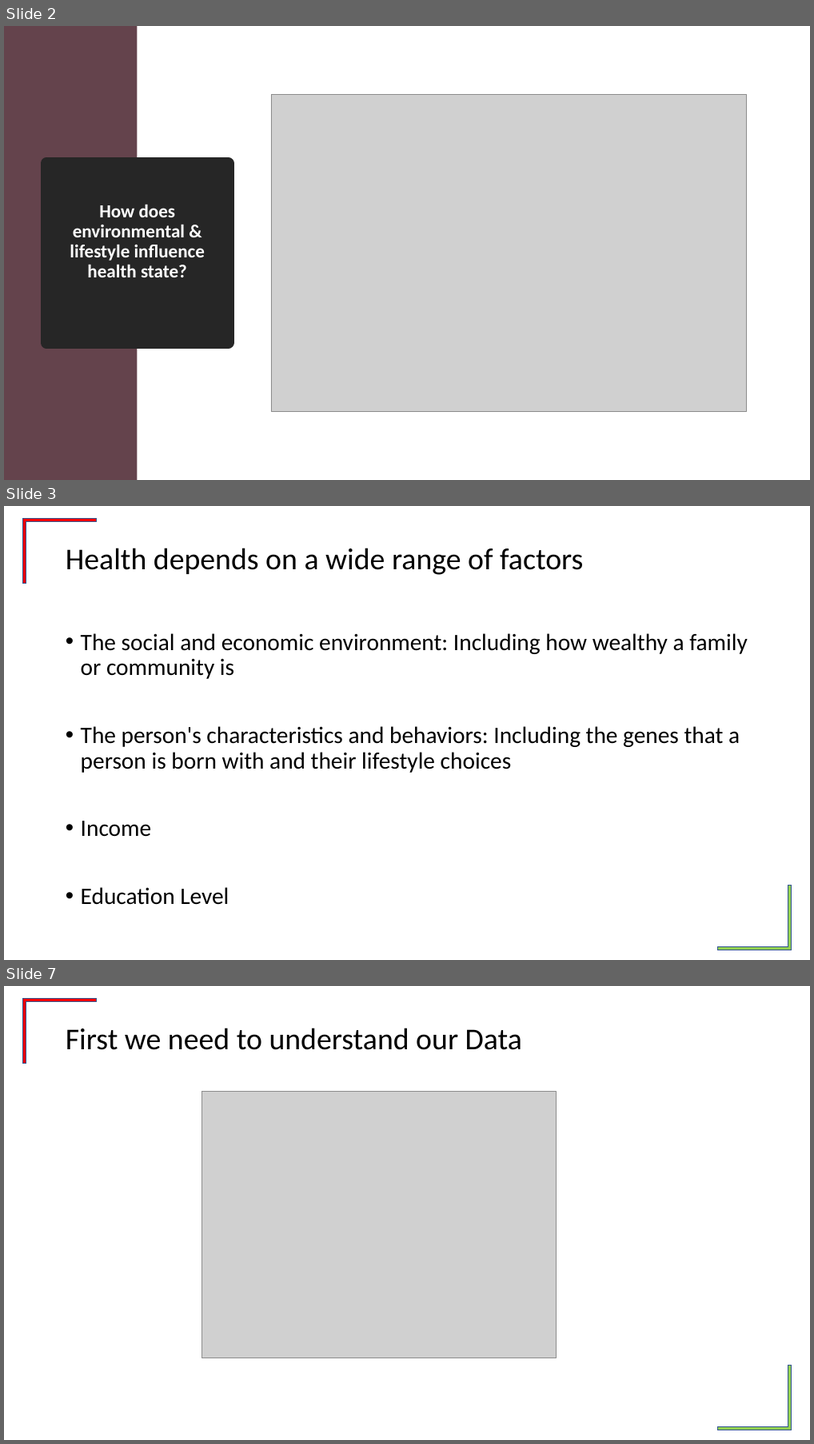
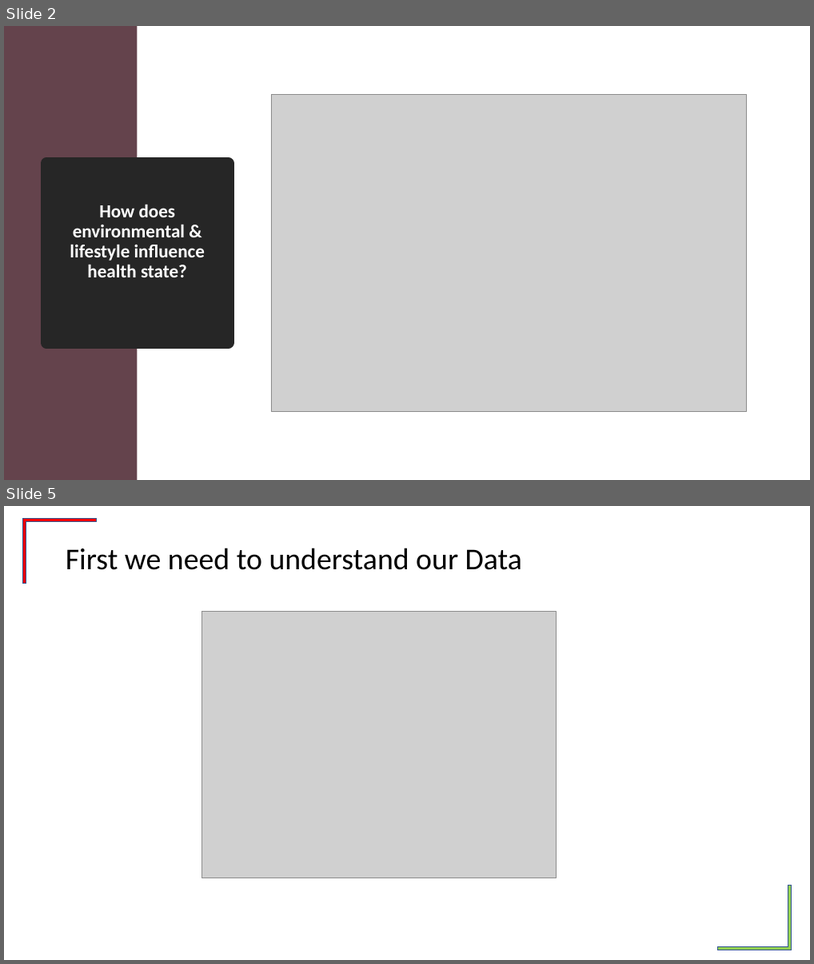
Before and after one commit to tonianderson7329/What-the-Variable, a slide deck: Toni_Powerpoint.pptx. Shown one above the other, each under a label of ours: slides 2, 3 and 7 before the commit, slides 2 and 5 after it; the slides between them are not shown. The pictures are 814x1444 and 814x964 pixels, drawn with LibreOffice and Linux fonts; fonts in the diff are those of the drawing; grey boxes stand for pictures; background and template pictures are left out. Boxes give left, top, right and bottom in pixels: in the first picture for what was removed or moved away, otherwise in the second. Text is boxed around its words. In the diff, an @@ line names an element or a change of style, - is before the commit and + after.

```diff
--- a/Toni_Powerpoint.pptx
+++ b/Toni_Powerpoint.pptx
@@ slide 3 removed at box(4, 506, 810, 960), background #FFFFFF; not listed: 2 template elements that a slide beside it also shows @@
@@ title removed at box(66, 548, 583, 575) @@
-Health depends on a wide range of factors
@@ text removed at box(81, 633, 748, 904) @@
-• The social and economic environment: Including how wealthy a family or community is
-• The person's characteristics and behaviors: Including the genes that a person is born with and their lifestyle choices
-• Income
-• Education Level
@@ what was slide 7 is now slide 5 @@
```
Also in this commit, not shown: 7 slides changed, 16 slides added, 1 other slide removed.
